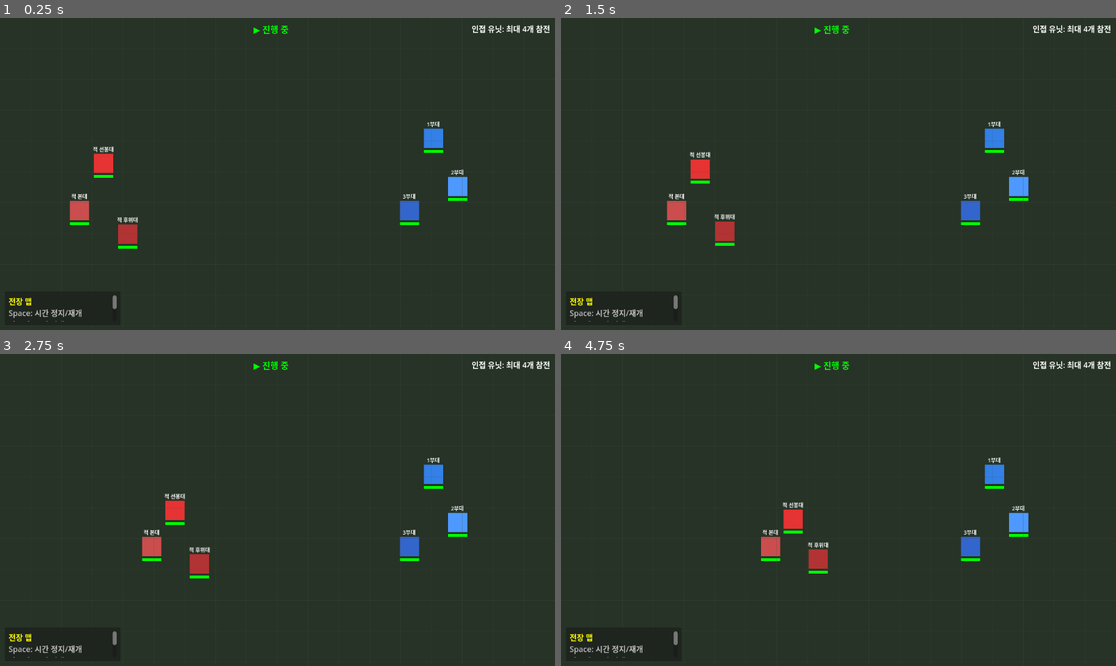
Above: before the commit, frames 1-4 (two rows, left to right).
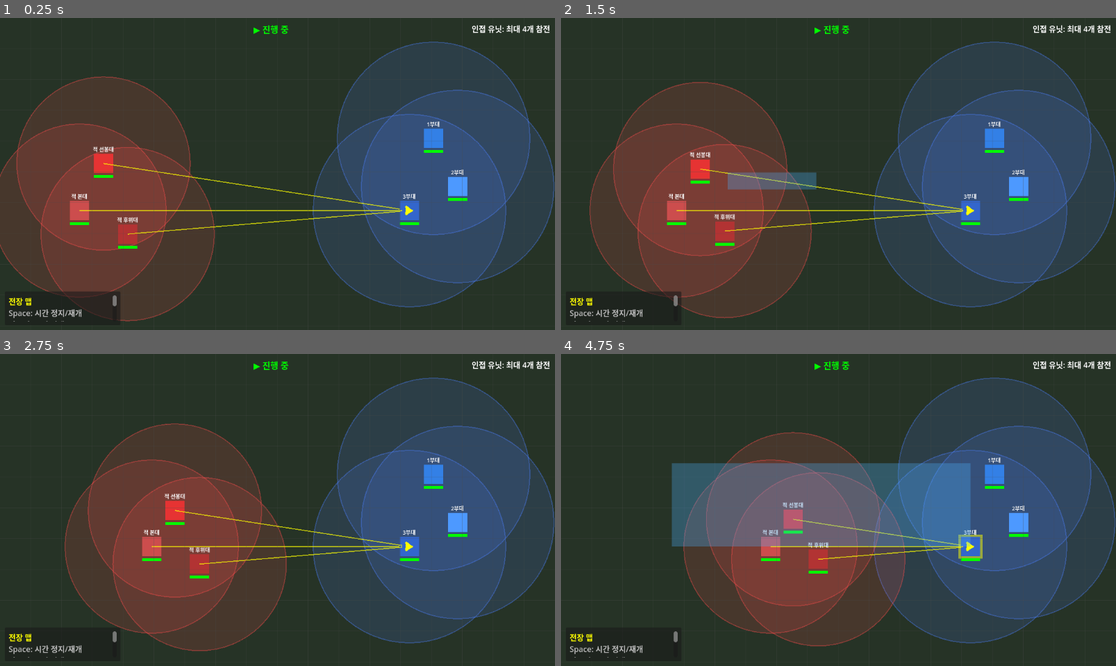
Above: after the commit, the same moments.

Repository: spaceromany/ji_rpg
Game: Godot game, scene res://scenes/game/game_manager.tscn
Same seed, same stepped clock (60 frames per second), same inputs: the game is played once before the commit and once after it.
Inputs (mouse positions are in pixels of both pictures, inside the frame that each line leads up to):
- Up to frame 1 (0.25 s): no input
- Up to frame 2 (1.5 s): tap Enter (ui_accept) at 0.5, 0.77 s; move the mouse to (960, 158) at 0.52 s; hold Right (ui_right) 0.53-1.25 s; hold R (boost) 0.53-1.25 s; click (960, 158) at 0.67 s; drag from (727, 189) to (993, 139) at 1.27 s
- Up to frame 3 (2.75 s): move the mouse to (333, 441) at 2.02 s; hold Right (ui_right) from 2.03 s (still down); hold R (boost) from 2.03 s (still down); click (333, 441) at 2.17 s
- Up to frame 4 (4.75 s): release Right (ui_right) at 2.75 s; release R (boost) at 2.75 s; drag from (810, 572) to (1016, 522) at 2.77 s; move the mouse to (1005, 556) at 3.52 s; hold Left (ui_left) 3.53-4.25 s; hold R (boost) 3.53-4.25 s; click (1005, 556) at 3.67 s; tap Enter (ui_accept) at 3.77 s; drag from (672, 463) to (971, 547) at 4.27 s

The runs differ from the first frame. In frame 1, 49% of the frame differs, in the area x 0-100%, y 7-98%; in frame 2, 49%, in the area x 5-100%, y 7-97%; in frame 3, 48%; in frame 4, 48%.

Commit message:
Fix turn system, add zoom, multi-select, and field-battle integration
- Fix turn skipping issue with is_processing_turn flag
- Add camera zoom in/out on field map (mouse wheel)
- Add drag-to-select for multiple unit control
- Add support range circles around units
- Connect field units to battle scene properly
- Save/restore zoom level when entering/exiting battle
- Fix broken battler turn order handling

🤖 Generated with [Claude Code](https://claude.com/claude-code)

Co-Authored-By: Claude Opus 4.5 <noreply@anthropic.com>

Diff:
--- a/scripts/battle/battle_manager.gd
+++ b/scripts/battle/battle_manager.gd
@@ -22,6 +22,7 @@
 var turn_manager: TurnManager
 var player_party: Array = []
 var enemy_party: Array = []
+var is_processing_turn: bool = false  # 턴 처리 중 플래그
 
 
 func _ready() -> void:
@@ -55,18 +56,44 @@
 
 func _on_turn_started(battler: Battler) -> void:
 	"""배틀러 턴 시작 시 호출"""
+	# 이미 턴 처리 중이면 무시 (중복 시그널 방지)
+	if is_processing_turn:
+		print("[BattleManager] Already processing turn, ignoring signal for: %s" % battler.data.display_name)
+		return
+
+	print("[BattleManager] Turn started for: %s (can_act: %s, state: %s)" % [
+		battler.data.display_name,
+		battler.can_act(),
+		battler.state
+	])
+
+	# 비동기 처리를 위해 별도 함수로 분리
+	_process_turn(battler)
+
+
+func _process_turn(battler: Battler) -> void:
+	"""실제 턴 처리 (비동기)"""
+	is_processing_turn = true
+
 	if not battler.can_act():
 		# 브레이크 상태면 턴 스킵
+		print("[BattleManager] %s cannot act, skipping turn" % battler.data.display_name)
 		await get_tree().create_timer(0.5).timeout
+		is_processing_turn = false
 		turn_manager.advance_turn()
 		return
 
 	if battler.is_player:
 		state = BattleState.PLAYER_TURN
+		print("[BattleManager] Waiting for player input: %s" % battler.data.display_name)
+		is_processing_turn = false  # 플레이어 입력 대기 시 플래그 해제
 		waiting_for_player_input.emit(battler)
+		# 플레이어 턴은 여기서 끝 - 입력 대기
 	else:
 		state = BattleState.ENEMY_TURN
-		_execute_enemy_ai(battler)
+		print("[BattleManager] Executing enemy AI: %s" % battler.data.display_name)
+		await _execute_enemy_ai(battler)
+		# is_processing_turn은 _execute_enemy_ai 내부에서 advance_turn 호출 전에 해제됨
 
 
 func execute_player_action(
@@ -159,6 +186,7 @@
 	"""적 AI 행동 (심플 버전)"""
 	# 가장 단순한 AI: 랜덤 스킬, 랜덤 타겟
 	if enemy.data.skills.is_empty():
+		is_processing_turn = false
 		turn_manager.advance_turn()
 		return
 
@@ -188,6 +216,7 @@
 			targets.append(enemy)
 
 	if targets.is_empty():
+		is_processing_turn = false
 		turn_manager.advance_turn()
 		return
 
@@ -195,8 +224,10 @@
 	await _execute_action(enemy, skill, targets, 0)
 
 	if _check_battle_end():
-		return
-
+		is_processing_turn = false
+		return
+
+	is_processing_turn = false
 	turn_manager.advance_turn()
 
 
--- a/scripts/battle/test_battle_scene.gd
+++ b/scripts/battle/test_battle_scene.gd
@@ -32,12 +32,23 @@
 var player_status_uis: Array = []
 var enemy_status_uis: Array = []
 
+# 외부에서 전달받은 필드 유닛
+var field_player_units: Array = []
+var field_enemy_units: Array = []
+
 
 func _ready() -> void:
 	await get_tree().process_frame
 	_setup_battle()
 
 
+func set_field_units(player_units: Array, enemy_units: Array) -> void:
+	"""GameManager에서 호출 - 전장 유닛 정보 설정"""
+	field_player_units = player_units
+	field_enemy_units = enemy_units
+	print("[TestBattle] Received field units - Players: %d, Enemies: %d" % [player_units.size(), enemy_units.size()])
+
+
 func _setup_battle() -> void:
 	print("[TestBattle] _setup_battle started")
 
@@ -45,15 +56,11 @@
 	battle_manager = BattleManager.new()
 	add_child(battle_manager)
 
-	# 플레이어 파티 생성 (우측에 배치)
-	var warrior = _create_battler(SampleData.create_warrior(), true, 0)
-	var mage = _create_battler(SampleData.create_mage(), true, 1)
-	player_battlers = [warrior, mage]
-
-	# 적 파티 생성 (좌측에 배치)
-	var goblin1 = _create_battler(SampleData.create_goblin(), false, 0)
-	var goblin2 = _create_battler(SampleData.create_goblin(), false, 1)
-	enemy_battlers = [goblin1, goblin2]
+	# 필드 유닛이 있으면 해당 유닛의 배틀러 사용, 없으면 기본 테스트용
+	if field_player_units.size() > 0:
+		_setup_battlers_from_field_units()
+	else:
+		_setup_default_battlers()
 
 	# UI 설정
 	_setup_ui()
@@ -79,6 +86,55 @@
 	# 전투 시작
 	print("[TestBattle] Starting battle...")
 	battle_manager.start_battle(player_battlers, enemy_battlers)
+
+
+func _setup_battlers_from_field_units() -> void:
+	"""필드 유닛에서 배틀러 생성 - 각 부대당 1명의 대표 배틀러"""
+	print("[TestBattle] Setting up battlers from field units")
+
+	# 플레이어 배틀러 생성 (부대당 1명)
+	var player_index = 0
+	for field_unit in field_player_units:
+		if player_index >= 4:
+			break
+		if field_unit.data and field_unit.data.battler_data_list.size() > 0:
+			# 첫 번째 배틀러(리더)를 대표로 사용
+			var battler_data = field_unit.data.battler_data_list[0]
+			var battler = _create_battler(battler_data, true, player_index)
+			player_battlers.append(battler)
+			player_index += 1
+
+	# 적 배틀러 생성 (부대당 1명)
+	var enemy_index = 0
+	for field_unit in field_enemy_units:
+		if enemy_index >= 4:
+			break
+		if field_unit.data and field_unit.data.battler_data_list.size() > 0:
+			# 첫 번째 배틀러(리더)를 대표로 사용
+			var battler_data = field_unit.data.battler_data_list[0]
+			var battler = _create_battler(battler_data, false, enemy_index)
+			enemy_battlers.append(battler)
+			enemy_index += 1
+
+	print("[TestBattle] Created %d player battlers (from %d units), %d enemy battlers (from %d units)" % [
+		player_battlers.size(), field_player_units.size(),
+		enemy_battlers.size(), field_enemy_units.size()
+	])
+
+
+func _setup_default_battlers() -> void:
+	"""기본 테스트용 배틀러 생성"""
+	print("[TestBattle] Using default test battlers")
+
+	# 플레이어 파티 생성 (우측에 배치)
+	var warrior = _create_battler(SampleData.create_warrior(), true, 0)
+	var mage = _create_battler(SampleData.create_mage(), true, 1)
+	player_battlers = [warrior, mage]
+
+	# 적 파티 생성 (좌측에 배치)
+	var goblin1 = _create_battler(SampleData.create_goblin(), false, 0)
+	var goblin2 = _create_battler(SampleData.create_goblin(), false, 1)
+	enemy_battlers = [goblin1, goblin2]
 
 
 func _create_battler(data: BattlerData, is_player: bool, index: int) -> Battler:
@@ -157,6 +213,7 @@
 
 
 func _on_waiting_for_player_input(battler: Battler) -> void:
+	print("[TestBattle] _on_waiting_for_player_input called for: %s" % battler.data.display_name)
 	_log("")
 	_log("[color=cyan]>>> %s의 턴 <<<[/color]" % battler.data.display_name)
 
@@ -166,6 +223,7 @@
 	# 커맨드 UI 표시 (캐릭터 옆에 배치)
 	_position_command_ui(battler)
 	command_ui.show_commands(battler)
+	print("[TestBattle] Command UI shown, waiting for input...")
 
 
 func _position_command_ui(battler: Battler) -> void:
--- a/scripts/battle/turn_manager.gd
+++ b/scripts/battle/turn_manager.gd
@@ -23,7 +23,7 @@
 	"""속도 기반 턴 순서 계산"""
 	turn_order.clear()
 
-	# 살아있고 브레이크 상태가 아닌 배틀러만 포함
+	# 살아있는 배틀러만 포함
 	for battler in battlers:
 		if battler.is_alive():
 			turn_order.append(battler)
@@ -42,6 +42,8 @@
 			active_battlers.append(battler)
 
 	turn_order = active_battlers + broken_battlers
+
+	print("[TurnManager] Turn order calculated: %s" % [turn_order.map(func(b): return b.data.display_name)])
 	turn_order_changed.emit(turn_order)
 
 
@@ -85,12 +87,15 @@
 	"""현재 배틀러 턴 종료, 다음 배틀러 반환"""
 	var current = get_current_battler()
 	if current:
+		print("[TurnManager] Turn ended for: %s" % current.data.display_name)
 		current.on_turn_end()
 
 	current_turn_index += 1
+	print("[TurnManager] Advancing to turn index: %d / %d" % [current_turn_index, turn_order.size()])
 
 	# 라운드 종료 체크
 	if current_turn_index >= turn_order.size():
+		print("[TurnManager] Round %d ended, starting new round" % current_round)
 		current_round += 1
 		start_round()
 	else:
@@ -100,6 +105,7 @@
 
 	var next = get_current_battler()
 	if next:
+		print("[TurnManager] Next turn: %s" % next.data.display_name)
 		turn_started.emit(next)
 
 	return next
@@ -123,9 +129,30 @@
 	return preview
 
 
-func on_battler_broke(_battler: Battler) -> void:
-	"""배틀러가 브레이크될 때 턴 순서 재계산"""
-	_calculate_turn_order()
+func on_battler_broke(battler: Battler) -> void:
+	"""배틀러가 브레이크될 때 턴 순서에서 맨 뒤로 이동"""
+	# 현재 배틀러 위치 찾기
+	var battler_index = turn_order.find(battler)
+	if battler_index == -1:
+		return
+
+	# 이미 턴이 지난 배틀러면 무시
+	if battler_index < current_turn_index:
+		return
+
+	# 턴 순서에서 제거하고 맨 뒤로
+	turn_order.erase(battler)
+	turn_order.append(battler)
+
+	# 인덱스 조정 (제거된 배틀러가 현재 턴 이전이었으면)
+	if battler_index < current_turn_index:
+		current_turn_index -= 1
+
+	print("[TurnManager] %s broke, moved to end of turn order" % battler.data.display_name)
+
+	# UI 업데이트 (현재 턴부터 남은 순서)
+	var remaining_order = turn_order.slice(current_turn_index)
+	turn_order_changed.emit(remaining_order)
 
 
 func on_battler_died(battler: Battler) -> void:
--- a/scripts/field/field_map.gd
+++ b/scripts/field/field_map.gd
@@ -14,6 +14,7 @@
 var player_units: Array[FieldUnit] = []
 var enemy_units: Array[FieldUnit] = []
 var selected_unit: FieldUnit = null
+var selected_units: Array[FieldUnit] = []  # 다중 선택
 
 # 전투 상태
 var is_battle_active: bool = false
@@ -21,6 +22,18 @@
 
 # 시간 정지
 var time_stopped: bool = false
+
+# 드래그 선택
+var is_dragging: bool = false
+var drag_start: Vector2 = Vector2.ZERO
+var selection_rect: ColorRect = null
+
+# 줌
+var zoom_level: float = 1.0
+var min_zoom: float = 0.5
+var max_zoom: float = 2.0
+var zoom_speed: float = 0.1
+var camera: Camera2D = null
 
 # 컴포넌트
 @onready var units_container: Node2D = $Units
@@ -36,9 +49,30 @@
 
 
 func _ready() -> void:
+	_setup_camera()
 	_setup_map()
 	_setup_ui()
+	_setup_selection_rect()
 	_spawn_test_units()
+
+
+func _setup_camera() -> void:
+	camera = Camera2D.new()
+	camera.position = map_size / 2
+	camera.zoom = Vector2(zoom_level, zoom_level)
+	camera.position_smoothing_enabled = true
+	camera.position_smoothing_speed = 10.0
+	add_child(camera)
+	camera.make_current()
+
+
+func _setup_selection_rect() -> void:
+	# 드래그 선택 박스
+	selection_rect = ColorRect.new()
+	selection_rect.color = Color(0.3, 0.7, 1.0, 0.3)
+	selection_rect.visible = false
+	selection_rect.z_index = 100
+	add_child(selection_rect)
 
 
 func _setup_map() -> void:
@@ -68,7 +102,9 @@
 		info_label.text = """[color=yellow]전장 맵[/color]
 [color=gray]Space: 시간 정지/재개[/color]
 좌클릭: 유닛 선택
+드래그: 다중 선택
 우클릭: 이동 명령
+휠: 줌 인/아웃
 적과 접촉 시 전투 시작"""
 
 
@@ -172,20 +208,120 @@
 			return
 
 		if event.keycode == KEY_ESCAPE and event.pressed:
-			_deselect_unit()
+			_deselect_all()
 			return
 
-	# 우클릭: 선택된 유닛 이동 (시간 정지 중에도 가능)
+	# 마우스 버튼 처리
 	if event is InputEventMouseButton:
-		if event.button_index == MOUSE_BUTTON_RIGHT and event.pressed:
-			print("[FieldMap] Right click detected. selected_unit=%s" % (selected_unit.data.display_name if selected_unit else "None"))
-			if selected_unit and selected_unit.data.is_player:
-				var target_pos = get_global_mouse_position()
+		var mouse_pos = get_global_mouse_position()
+
+		# 좌클릭 시작 - 드래그 선택 시작
+		if event.button_index == MOUSE_BUTTON_LEFT and event.pressed:
+			# 유닛 위에서 클릭했는지 확인
+			var clicked_unit = _get_unit_at_position(mouse_pos)
+			if clicked_unit == null:
+				# 빈 공간 클릭 - 드래그 시작
+				is_dragging = true
+				drag_start = mouse_pos
+				selection_rect.position = drag_start
+				selection_rect.size = Vector2.ZERO
+				selection_rect.visible = true
+
+		# 좌클릭 해제 - 드래그 선택 완료
+		elif event.button_index == MOUSE_BUTTON_LEFT and not event.pressed:
+			if is_dragging:
+				_finish_drag_selection()
+				is_dragging = false
+				selection_rect.visible = false
+
+		# 우클릭: 선택된 유닛들 이동
+		elif event.button_index == MOUSE_BUTTON_RIGHT and event.pressed:
+			if selected_units.size() > 0:
+				var target_pos = mouse_pos
 				# 맵 범위 제한
 				target_pos.x = clamp(target_pos.x, 30, map_size.x - 30)
 				target_pos.y = clamp(target_pos.y, 30, map_size.y - 30)
-				print("[FieldMap] Moving %s to %s" % [selected_unit.data.display_name, target_pos])
-				selected_unit.move_to(target_pos)
+				_move_selected_units(target_pos)
+
+		# 마우스 휠: 줌 인/아웃 (전투 중이 아닐 때만)
+		elif event.button_index == MOUSE_BUTTON_WHEEL_UP and not is_battle_active:
+			_zoom_camera(zoom_speed)
+		elif event.button_index == MOUSE_BUTTON_WHEEL_DOWN and not is_battle_active:
+			_zoom_camera(-zoom_speed)
+
+	# 마우스 이동 - 드래그 중 선택 박스 업데이트
+	if event is InputEventMouseMotion and is_dragging:
+		_update_selection_rect(get_global_mouse_position())
+
+
+func _zoom_camera(delta: float) -> void:
+	"""카메라 줌 조절"""
+	zoom_level = clamp(zoom_level + delta, min_zoom, max_zoom)
+	if camera:
+		var tween = create_tween()
+		tween.tween_property(camera, "zoom", Vector2(zoom_level, zoom_level), 0.1)
+
+
+func _get_unit_at_position(pos: Vector2) -> FieldUnit:
+	"""해당 위치에 있는 플레이어 유닛 반환"""
+	for unit in player_units:
+		var unit_rect = Rect2(unit.global_position - Vector2(22, 22), Vector2(44, 44))
+		if unit_rect.has_point(pos):
+			return unit
+	return null
+
+
+func _update_selection_rect(current_pos: Vector2) -> void:
+	"""드래그 중 선택 박스 업데이트"""
+	var rect_pos = Vector2(min(drag_start.x, current_pos.x), min(drag_start.y, current_pos.y))
+	var rect_size = Vector2(abs(current_pos.x - drag_start.x), abs(current_pos.y - drag_start.y))
+	selection_rect.position = rect_pos
+	selection_rect.size = rect_size
+
+
+func _finish_drag_selection() -> void:
+	"""드래그 선택 완료 - 박스 안의 유닛 선택"""
+	var rect = Rect2(selection_rect.position, selection_rect.size)
+
+	# 최소 크기 체크 (너무 작으면 클릭으로 간주)
+	if rect.size.x < 10 and rect.size.y < 10:
+		return
+
+	# 기존 선택 해제
+	_deselect_all()
+
+	# 박스 안의 플레이어 유닛 선택
+	for unit in player_units:
+		if rect.has_point(unit.global_position):
+			selected_units.append(unit)
+			unit.set_selected(true)
+
+	if selected_units.size() > 0:
+		selected_unit = selected_units[0]
+		print("[FieldMap] Selected %d units: %s" % [selected_units.size(), selected_units.map(func(u): return u.data.display_name)])
+
+
+func _move_selected_units(target_pos: Vector2) -> void:
+	"""선택된 모든 유닛을 목표 위치로 이동 (포메이션 유지)"""
+	if selected_units.size() == 0:
+		return
+
+	# 선택된 유닛들의 중심점 계산
+	var center = Vector2.ZERO
+	for unit in selected_units:
+		center += unit.global_position
+	center /= selected_units.size()
+
+	# 각 유닛을 상대적 위치 유지하며 이동
+	for unit in selected_units:
+		var offset = unit.global_position - center
+		var unit_target = target_pos + offset
+		# 맵 범위 제한
+		unit_target.x = clamp(unit_target.x, 30, map_size.x - 30)
+		unit_target.y = clamp(unit_target.y, 30, map_size.y - 30)
+		unit.move_to(unit_target)
+
+	print("[FieldMap] Moving %d units to %s" % [selected_units.size(), target_pos])
 
 
 func _toggle_time_stop() -> void:
@@ -211,22 +347,26 @@
 
 	# 플레이어 유닛만 선택 가능
 	if unit.data.is_player:
-		_select_unit(unit)
-
-
-func _select_unit(unit: FieldUnit) -> void:
-	if selected_unit:
-		selected_unit.set_selected(false)
+		_select_single_unit(unit)
+
+
+func _select_single_unit(unit: FieldUnit) -> void:
+	"""단일 유닛 선택 (기존 선택 해제)"""
+	_deselect_all()
 
 	selected_unit = unit
+	selected_units.append(unit)
 	unit.set_selected(true)
 	print("[FieldMap] Selected: %s" % unit.data.display_name)
 
 
-func _deselect_unit() -> void:
-	if selected_unit:
-		selected_unit.set_selected(false)
-		selected_unit = null
+func _deselect_all() -> void:
+	"""모든 유닛 선택 해제"""
+	for unit in selected_units:
+		if is_instance_valid(unit):
+			unit.set_selected(false)
+	selected_units.clear()
+	selected_unit = null
 
 
 func _on_contact_made(initiator: FieldUnit, target: FieldUnit) -> void:
@@ -252,20 +392,35 @@
 		participating_enemies.append(initiator)
 
 	# 인접 아군 추가 (최대 4개)
-	var player_allies = participating_players[0].get_nearby_allies(all_units)
+	var main_player = participating_players[0]
+	var main_enemy = participating_enemies[0]
+
+	print("[FieldMap] Main player: %s at %s, support_range: %s" % [main_player.data.display_name, main_player.global_position, main_player.data.support_range])
+
+	var player_allies = main_player.get_nearby_allies(all_units)
+	print("[FieldMap] Found %d player allies in range" % player_allies.size())
 	for ally in player_allies:
+		var dist = main_player.global_position.distance_to(ally.global_position)
+		print("[FieldMap]   - %s at distance %s" % [ally.data.display_name, dist])
 		if participating_players.size() >= 4:
 			break
 		if ally not in participating_players:
 			participating_players.append(ally)
 
-	var enemy_allies = participating_enemies[0].get_nearby_allies(all_units)
+	var enemy_allies = main_enemy.get_nearby_allies(all_units)
+	print("[FieldMap] Found %d enemy allies in range" % enemy_allies.size())
 	for ally in enemy_allies:
+		var dist = main_enemy.global_position.distance_to(ally.global_position)
+		print("[FieldMap]   - %s at distance %s" % [ally.data.display_name, dist])
 		if participating_enemies.size() >= 4:
 			break
 		if ally not in participating_enemies:
 			participating_enemies.append(ally)
 
+	print("[FieldMap] Final participants - Players: %s, Enemies: %s" % [
+		participating_players.map(func(u): return u.data.display_name),
+		participating_enemies.map(func(u): return u.data.display_name)
+	])
 	_start_battle(participating_players, participating_enemies)
 
 
--- a/scripts/field/field_unit.gd
+++ b/scripts/field/field_unit.gd
@@ -28,12 +28,14 @@
 var detection_area: Area2D
 var path_line: Line2D
 var arrow: Polygon2D
+var support_range_circle: Node2D
 
 
 func _ready() -> void:
 	_setup_visuals()
 	_setup_areas()
 	_setup_path_display()
+	_setup_support_range_circle()
 
 
 func _setup_visuals() -> void:
@@ -115,6 +117,18 @@
 	add_child(arrow)
 
 
+func _setup_support_range_circle() -> void:
+	# 지원 범위 원을 그리는 커스텀 노드
+	support_range_circle = Node2D.new()
+	support_range_circle.z_index = -5  # 유닛 뒤에 배치
+	add_child(support_range_circle)
+	move_child(support_range_circle, 0)  # 가장 뒤로
+
+	# draw 함수를 위한 스크립트 연결
+	support_range_circle.set_script(preload("res://scripts/field/support_range_drawer.gd"))
+	support_range_circle.setup(self)
+
+
 func initialize(unit_data: FieldUnitData) -> void:
 	data = unit_data
 	if sprite:
@@ -172,15 +186,14 @@
 	if selection_indicator:
 		selection_indicator.visible = selected
 
-	if not selected:
-		_hide_path()
-	elif is_moving:
+	# 이동 중이면 선택 해제해도 화살표 유지
+	if is_moving:
 		_update_path_display()
 
 
 func _update_path_display() -> void:
 	"""이동 경로 점선 + 화살표 표시"""
-	if not is_selected or not is_moving or target_position == Vector2.ZERO:
+	if not is_moving or target_position == Vector2.ZERO:
 		_hide_path()
 		return
 
--- /dev/null
+++ b/scripts/field/support_range_drawer.gd
@@ -0,0 +1,48 @@
+# support_range_drawer.gd
+# 지원 범위 원을 그리는 노드
+extends Node2D
+
+var parent_unit: Node2D = null
+
+
+func setup(unit: Node2D) -> void:
+	parent_unit = unit
+
+
+func _draw() -> void:
+	if not parent_unit or not parent_unit.data:
+		return
+
+	var support_range = parent_unit.data.support_range
+	var is_player = parent_unit.data.is_player
+
+	# 플레이어는 파란색, 적은 빨간색 (반투명)
+	var circle_color: Color
+	if is_player:
+		circle_color = Color(0.3, 0.5, 1.0, 0.15)  # 파란색 반투명
+	else:
+		circle_color = Color(1.0, 0.3, 0.3, 0.15)  # 빨간색 반투명
+
+	# 채워진 원
+	draw_circle(Vector2.ZERO, support_range, circle_color)
+
+	# 테두리
+	var border_color = circle_color
+	border_color.a = 0.4
+	_draw_circle_outline(Vector2.ZERO, support_range, border_color, 2.0)
+
+
+func _draw_circle_outline(center: Vector2, radius: float, color: Color, width: float) -> void:
+	var points = 64
+	var prev_point = center + Vector2(radius, 0)
+
+	for i in range(1, points + 1):
+		var angle = TAU * i / points
+		var next_point = center + Vector2(cos(angle), sin(angle)) * radius
+		draw_line(prev_point, next_point, color, width)
+		prev_point = next_point
+
+
+func _process(_delta: float) -> void:
+	# 원을 다시 그리기 (유닛이 움직일 때)
+	queue_redraw()
--- a/scripts/game/game_manager.gd
+++ b/scripts/game/game_manager.gd
@@ -18,6 +18,9 @@
 # 현재 전투 참가 유닛
 var current_battle_player_units: Array = []
 var current_battle_enemy_units: Array = []
+
+# 전투 전 카메라 줌 저장
+var saved_zoom_level: float = 1.0
 
 # 씬 경로
 const FIELD_MAP_SCENE = preload("res://scenes/field/field_map.tscn")
@@ -54,6 +57,12 @@
 	field_map.paused = true
 	field_map.visible = false
 
+	# 카메라 줌 저장 및 리셋
+	saved_zoom_level = field_map.zoom_level
+	field_map.zoom_level = 1.0
+	if field_map.camera:
+		field_map.camera.zoom = Vector2(1.0, 1.0)
+
 	# 전투 씬 로드
 	_load_battle_scene()
 
@@ -62,18 +71,22 @@
 	current_state = GameState.BATTLE
 
 	battle_scene = BATTLE_SCENE.instantiate()
+
+	# 전장 유닛 정보 전달 (add_child 전에!)
+	battle_scene.set_field_units(current_battle_player_units, current_battle_enemy_units)
+
 	add_child(battle_scene)
 
-	# 전투 씬에 참전 유닛 정보 전달
-	# 기존 test_battle_scene.gd를 수정하여 외부에서 유닛을 받을 수 있도록 해야 함
-	# 일단은 기본 전투로 진행
+	# 전투 종료 시그널 연결 (battle_manager가 생성될 때까지 대기)
+	await get_tree().create_timer(0.1).timeout
+	_connect_battle_signals()
 
-	# 전투 종료 시그널 연결
-	if battle_scene.has_signal("battle_ended"):
-		# battle_manager의 시그널을 통해 연결
-		await get_tree().process_frame
-		if battle_scene.battle_manager:
+
+func _connect_battle_signals() -> void:
+	if battle_scene and battle_scene.battle_manager:
+		if not battle_scene.battle_manager.battle_ended.is_connected(_on_battle_ended):
 			battle_scene.battle_manager.battle_ended.connect(_on_battle_ended)
+			print("[GameManager] Connected to battle_ended signal")
 
 
 func _on_battle_ended(player_won: bool) -> void:
@@ -99,19 +112,31 @@
 	field_map.visible = true
 	field_map.paused = false
 
+	# 카메라 줌 복원
+	field_map.zoom_level = saved_zoom_level
+	if field_map.camera:
+		field_map.camera.zoom = Vector2(saved_zoom_level, saved_zoom_level)
+
+	print("[GameManager] Returning to field map. Player won: %s" % player_won)
+
 	# 전투 결과 반영
 	if player_won:
 		# 적 유닛 제거
 		for enemy_unit in current_battle_enemy_units:
 			if is_instance_valid(enemy_unit):
-				enemy_unit.update_after_battle(0)  # HP 0 = 패배
+				print("[GameManager] Removing defeated enemy: %s" % enemy_unit.data.display_name)
+				# 배열에서 제거
+				field_map.enemy_units.erase(enemy_unit)
+				enemy_unit.update_after_battle(0)  # HP 0 = 제거
 	else:
-		# 플레이어 유닛 데미지 (간단히 처리)
+		# 플레이어 패배 시 참전 유닛 제거
 		for player_unit in current_battle_player_units:
 			if is_instance_valid(player_unit):
-				player_unit.update_after_battle(0.5)  # HP 50%로
+				print("[GameManager] Removing defeated player unit: %s" % player_unit.data.display_name)
+				field_map.player_units.erase(player_unit)
+				player_unit.update_after_battle(0)  # HP 0 = 제거
 
-	# 참전 유닛 전투 상태 해제
+	# 생존 유닛 전투 상태 해제
 	for unit in current_battle_player_units + current_battle_enemy_units:
 		if is_instance_valid(unit):
 			unit.is_in_battle = false
@@ -121,3 +146,4 @@
 	current_battle_enemy_units.clear()
 
 	field_map.is_battle_active = false
+	print("[GameManager] Field map resumed. Players: %d, Enemies: %d" % [field_map.player_units.size(), field_map.enemy_units.size()])
Not shown, added: scripts/field/support_range_drawer.gd.uid
